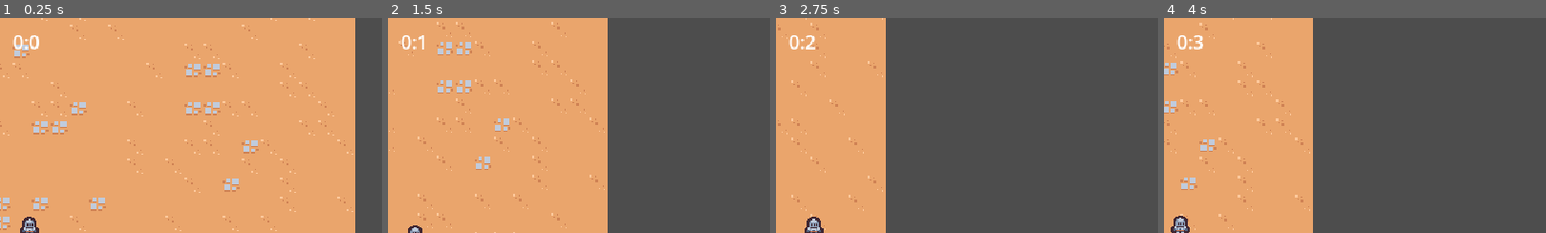
Above: before the commit, frames 1-4 (left to right).
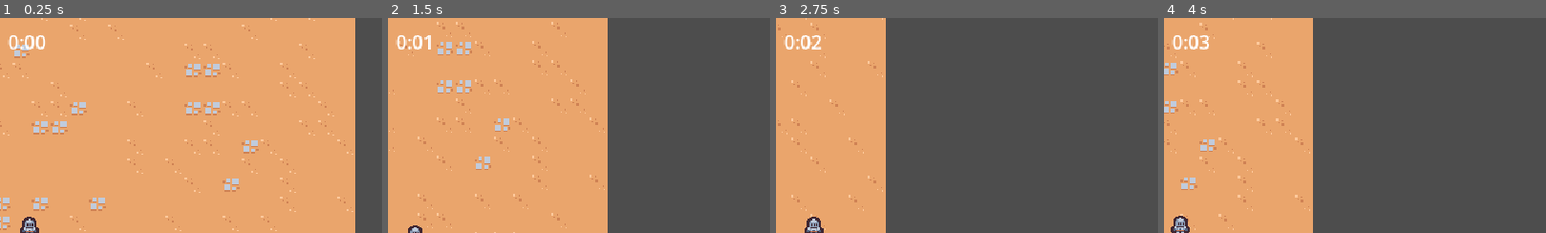
Above: after the commit, the same moments.

Repository: emyasnikov/2d-survivor-course
Game: Godot game, scene res://scenes/main/main.tscn
Two runs of this game, one before a commit and one after it. Both use one fixed random seed, a clock stepped at 60 frames per second and the inputs below.
Inputs:
- Up to frame 1 (0.25 s): no input
- Up to frame 2 (1.5 s): hold D (move_right) 0.53-1.28 s; hold S (move_down) from 1.28 s (still down)
- Up to frame 3 (2.75 s): release S (move_down) at 2.03 s; hold D (move_right) from 2.03 s (still down)
- Up to frame 4 (4 s): release D (move_right) at 2.78 s; hold W (move_up) 2.78-3.53 s; hold A (move_left) from 3.53 s (still down)
The pictures show only the part of the screen within x 46-96%, y 0-50%; the shares and areas given below are measured in that part.

The runs differ from the first frame. In frame 1, 0.4% of the frame differs, in the area x 2-12%, y 8-15%; in frame 2, 0.4%; in frame 3, 0.4%; in frame 4, 0.4%.

Commit message:
Added format string to arena time ui.

Diff:
--- a/scenes/ui/arena_time_ui/arena_time_ui.gd
+++ b/scenes/ui/arena_time_ui/arena_time_ui.gd
@@ -18,4 +18,4 @@
     var minutes = floor(seconds / 60)
     var remaining_seconds = floor(seconds - (minutes * 60))
 
-    return str(minutes) + ":" + str(remaining_seconds)
+    return str(minutes) + ":" + ("%02.d" % seconds)
